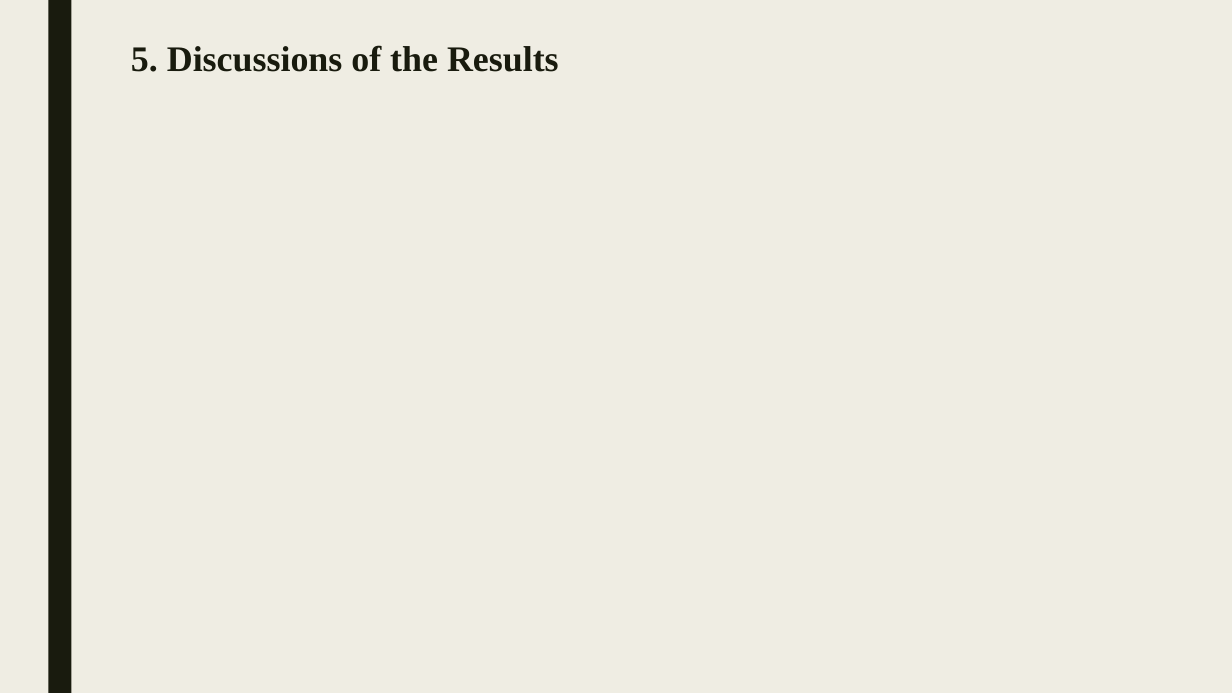
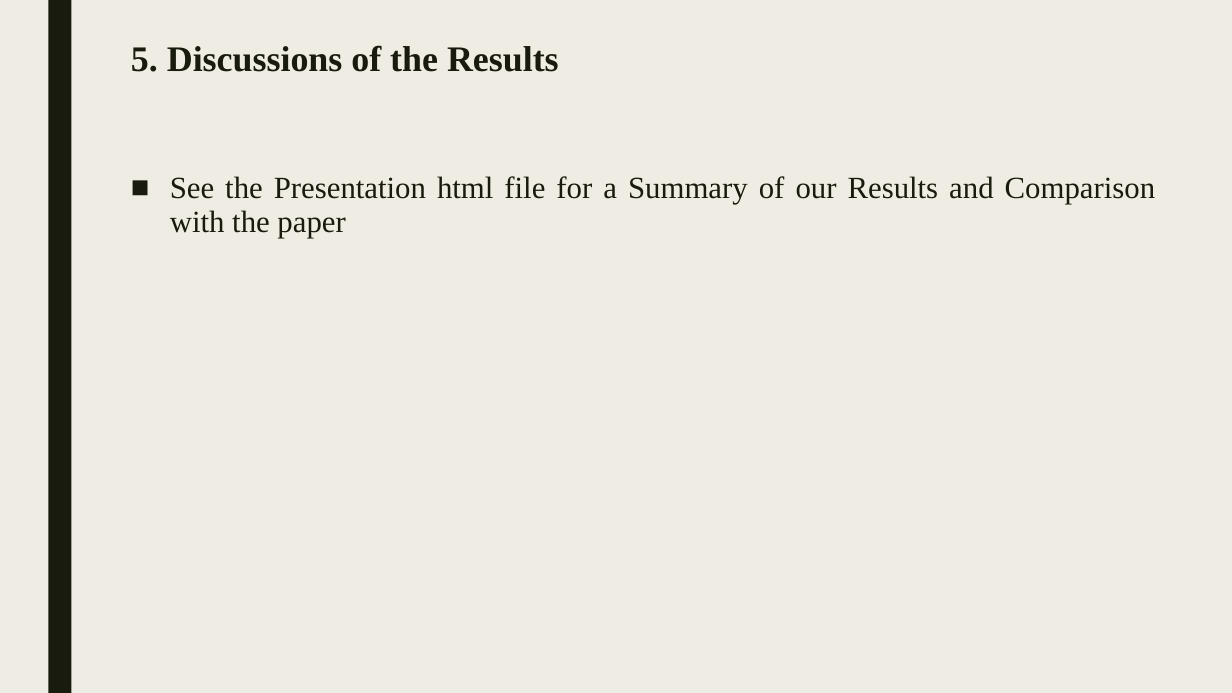
Before and after one commit to godseykj/ComputingProject-MATH6570, a slide deck: slide 17 of NormalityTests.pptx. Drawn at 1232x693 pixels with LibreOffice and Linux fonts; fonts in the diff are those of the drawing. Boxes give left, top, right and bottom in pixels: in the first picture for what was removed or moved away, otherwise in the second. Text is boxed around its words. In the diff, an @@ line names an element or a change of style, - is before the commit and + after.

```diff
--- a/NormalityTests.pptx
+++ b/NormalityTests.pptx
@@ text added at [170, 176, 1156, 238], 24 pt, text #191B0E @@
+■ See the Presentation html file for a Summary of our Results and Comparison with the paper
```
Also in this commit, not shown: 6 other slides changed.
